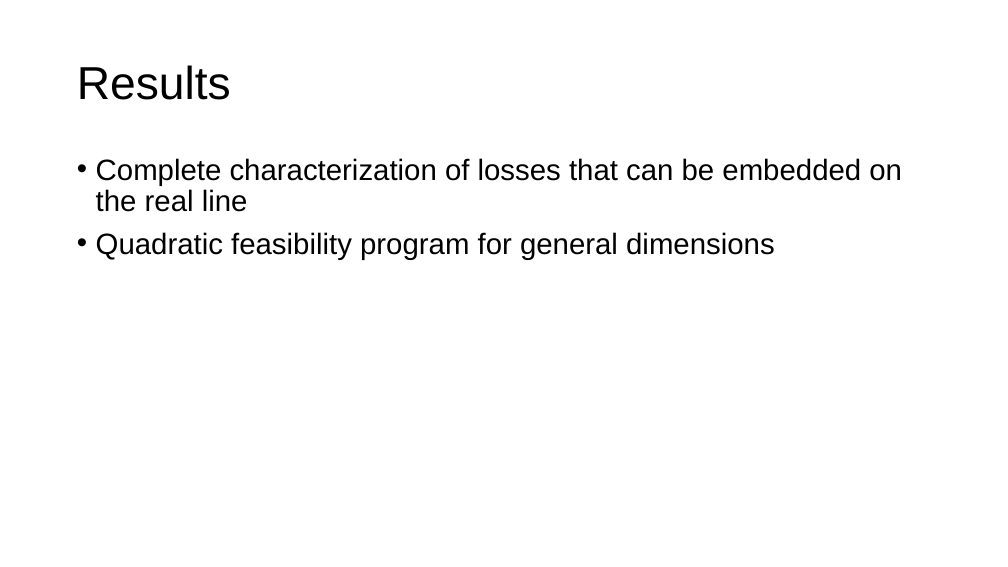
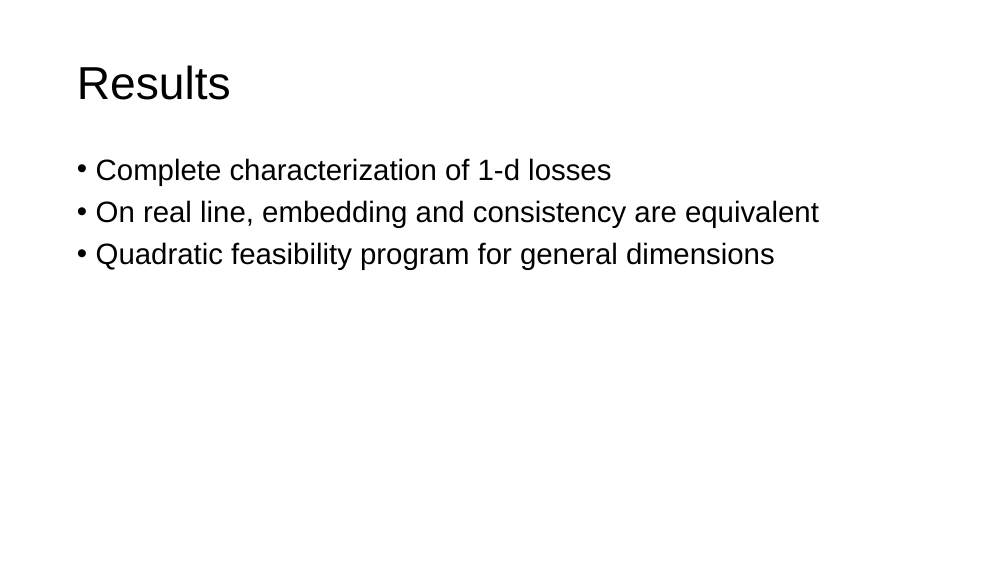
Before and after one commit to jfinocchiaro/cvx-fin, a slide deck: slide 3 of colt-20/presentations/embed-dim-short-pres.pptx. Drawn at 1008x567 pixels with LibreOffice and Linux fonts; fonts in the diff are those of the drawing. Boxes give left, top, right and bottom in pixels: in the first picture for what was removed or moved away, otherwise in the second. Text is boxed around its words. In the diff, an @@ line names an element or a change of style, - is before the commit and + after.

Commit message:
Updated presentations

```diff
--- a/colt-20/presentations/embed-dim-short-pres.pptx
+++ b/colt-20/presentations/embed-dim-short-pres.pptx
@@ text at <box>96,158,819,228</box>: text changed @@
-• Complete characterization of losses that can be embedded on the real line
+• Complete characterization of 1-d losses
+• On real line, embedding and consistency are equivalent
```
Also in this commit, not shown: 1 other file.
